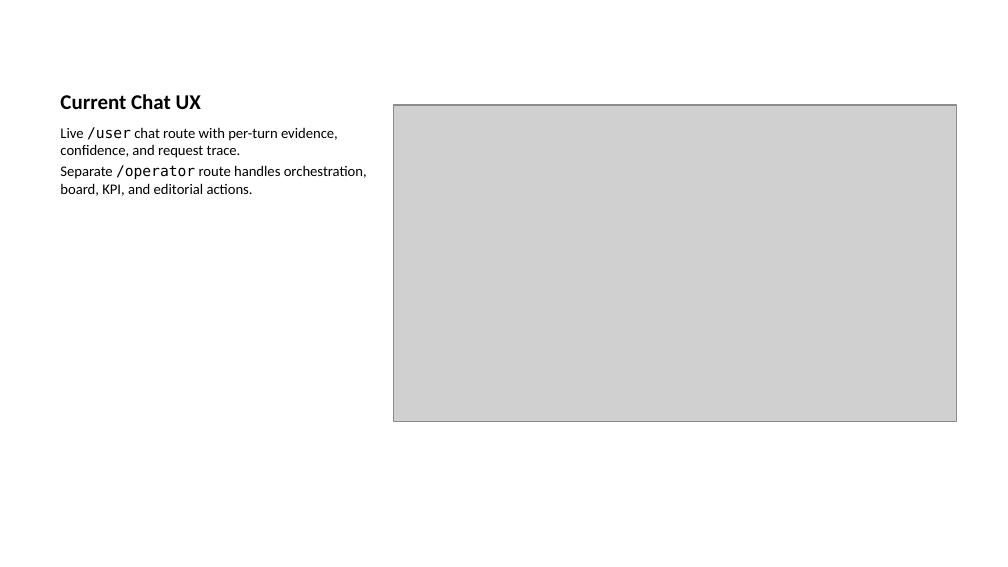
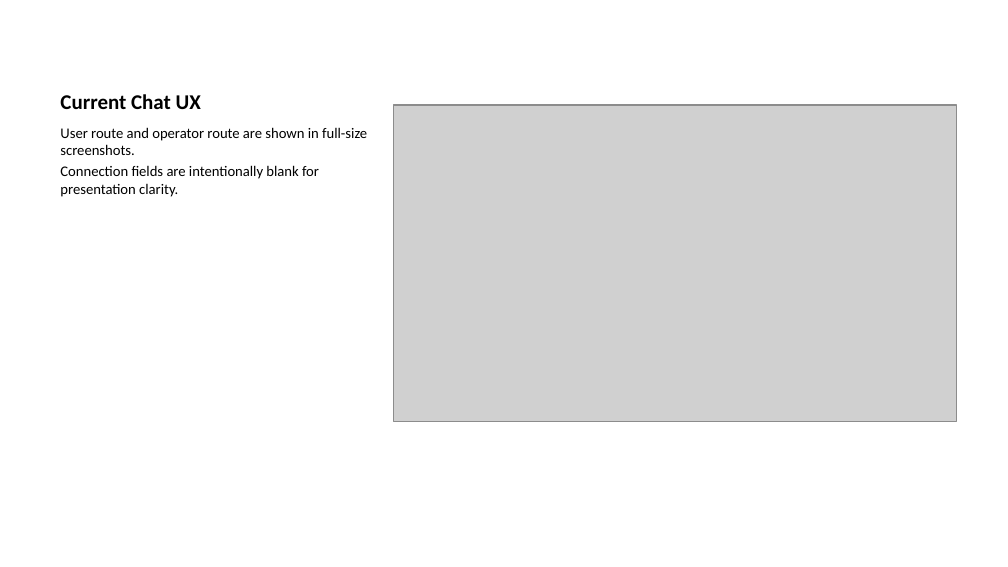
Before and after one commit to UM-KGPI/NapcoreHelpdesk, a slide deck: slide 8 of dist/napcore-helpdesk-presentation.pptx (slide 13 before the commit). Drawn at 1008x567 pixels with LibreOffice and Linux fonts; fonts in the diff are those of the drawing; grey boxes stand for pictures. Boxes give left, top, right and bottom in pixels: in the first picture for what was removed or moved away, otherwise in the second. Text is boxed around its words. In the diff, an @@ line names an element or a change of style, - is before the commit and + after.

Commit message:
Restructure deck and refresh UX/question screenshots

```diff
--- a/dist/napcore-helpdesk-presentation.pptx
+++ b/dist/napcore-helpdesk-presentation.pptx
@@ text at (60,127,367,197): text changed @@
-Live /user chat route with per-turn evidence, confidence, and request trace.
-Separate /operator route handles orchestration, board, KPI, and editorial actions.
+User route and operator route are shown in full-size screenshots.
+Connection fields are intentionally blank for presentation clarity.
```
Also in this commit, not shown: 7 other slides changed, 3 slides added, 8 slides removed, 8 other files.
